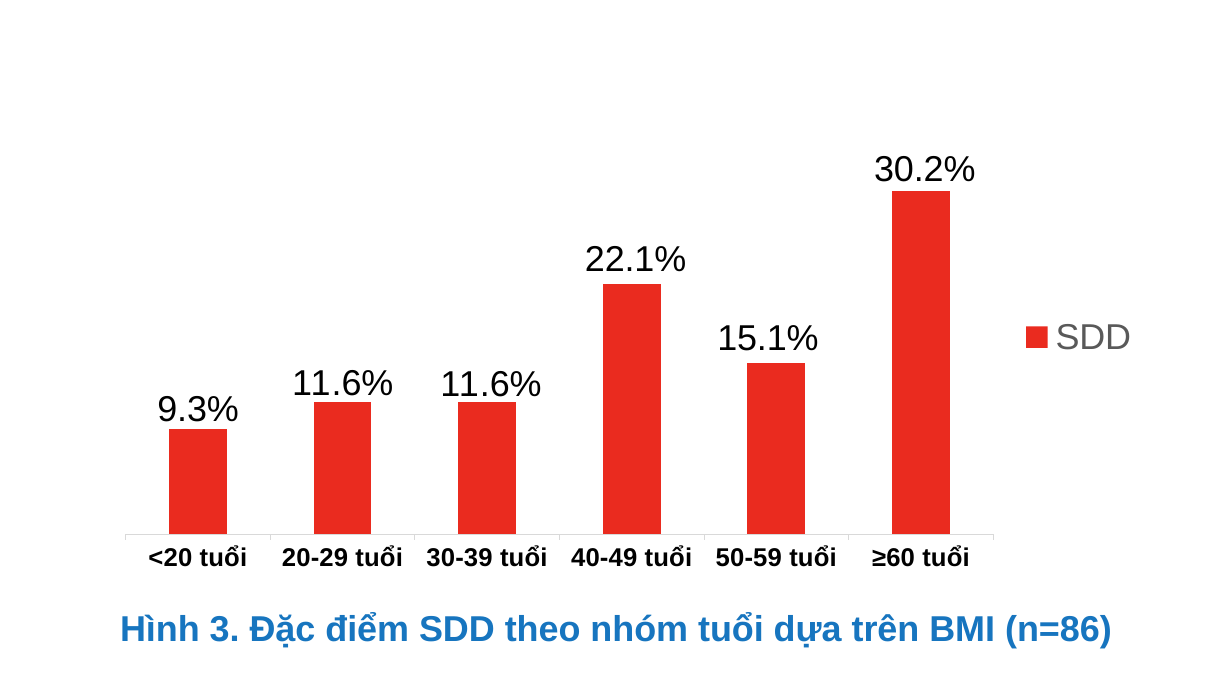
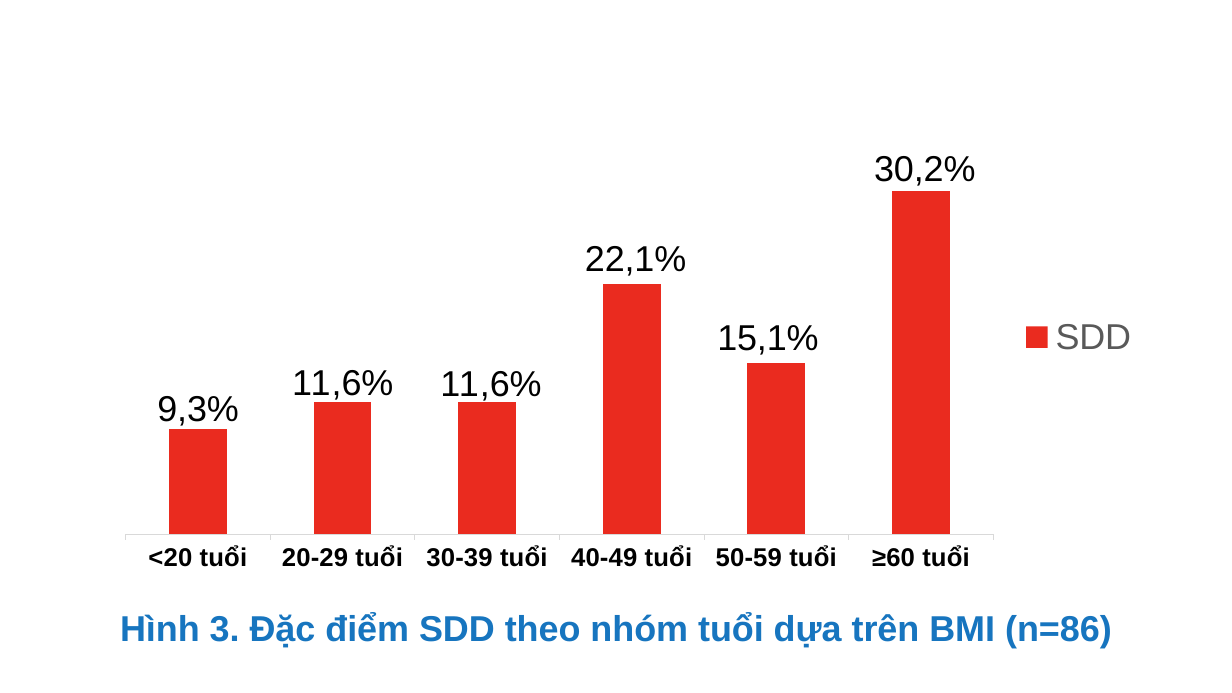
Before and after one commit to MedPocket/HPMUGraduation-thesis, a slide deck: slide 26 of Thuc-trang-va-mot-so-yeu-to-lien-quan-dinh-duong-BN-lao-phoi_Nhat-Nguyen.pptx. Drawn at 1232x693 pixels with LibreOffice and Linux fonts; fonts in the diff are those of the drawing; background and template pictures are left out. Boxes give left, top, right and bottom in pixels: in the first picture for what was removed or moved away, otherwise in the second. Text is boxed around its words. In the diff, an @@ line names an element or a change of style, - is before the commit and + after.

```diff
--- a/Thuc-trang-va-mot-so-yeu-to-lien-quan-dinh-duong-BN-lao-phoi_Nhat-Nguyen.pptx
+++ b/Thuc-trang-va-mot-so-yeu-to-lien-quan-dinh-duong-BN-lao-phoi_Nhat-Nguyen.pptx
@@ column stacked chart at bbox=[85, 123, 1148, 602] @@
@@ data labels of SDD changed @@
```
Also in this commit, not shown: 4 other slides changed, 4 other files.
